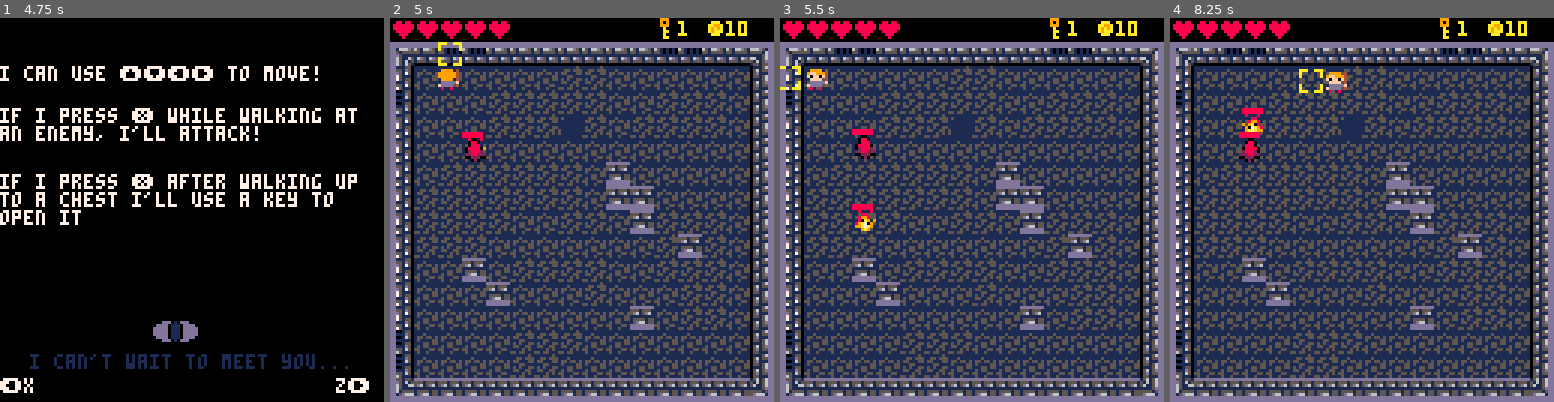
Above: before the commit, frames 1-4 (left to right).
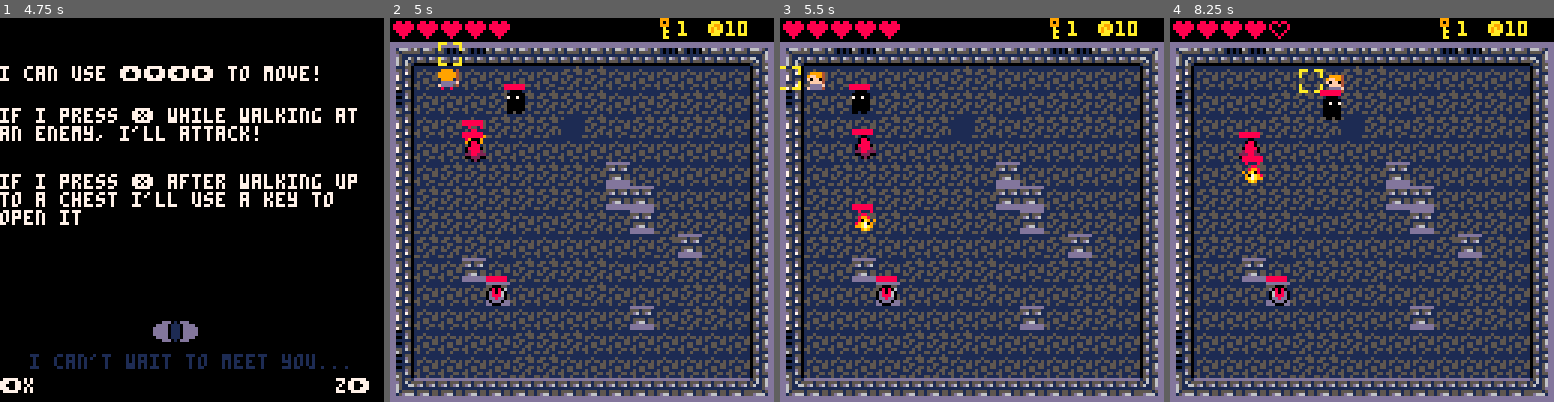
Above: after the commit, the same moments.

Repository: bluewhit/COSC438_final
Game: PICO-8 cartridge nightmare.p8
Two runs of this game, one before a commit and one after it. Both use one fixed random seed, a clock stepped at 60 frames per second and the inputs below.
Inputs:
- Up to frame 1 (4.75 s): tap X (X key) at 0.33, 1.07, 1.85, 2.97, 4.08 s; tap O (Z key) at 0.7, 1.7, 2.1, 2.5, 2.9, 3.3, 3.7, 4.1, 4.5 s; hold Right 1.6-2.1 s; hold Up 2.15-2.42 s; hold Right 2.47-3.03 s; hold Left 3.08-3.58 s; hold Down 3.63-3.97 s; hold Right 4.02-4.68 s; hold Up from 4.73 s (still down)
- Up to frame 2 (5 s): keep holding Up; tap O (Z key) at 4.9 s
- Up to frame 3 (5.5 s): release Up at 5.03 s; hold Left from 5.08 s (still down); tap X (X key) at 5.2 s; tap O (Z key) at 5.3 s
- Up to frame 4 (8.25 s): release Left at 5.68 s; tap O (Z key) every 0.4 s from 5.7 to 8.1 s; hold Down 5.73-6.03 s; hold Right 6.08-6.58 s; tap X (X key) at 6.32, 7.43 s; hold Right 6.63-7.13 s; hold Up 7.18-7.45 s; hold Right 7.5-8.07 s; hold Left from 8.12 s (still down)

Frame 1 is identical in both runs. In frame 2, 0.8% of the frame differs, in the area x 18-36%, y 17-75%; in frame 3, 0.9%; in frame 4, 1.4%, in the area x 18-47%, y 1-75%.

Commit message:
Add files via upload

Diff:
--- a/nightmare.p8
+++ b/nightmare.p8
@@ -47,11 +47,12 @@
 
 	--shop init
 	buy = {16,36,51}
+	shp = {}
 	spawned = f
 	select = 1
 
 	level = 4
-	difficulty = 0
+	difficulty = 3
 	tiles = {}
 	enemy = {}
 	mbosses = {}
@@ -131,22 +130,24 @@
 					mset(7, 1, 45)
 					mset(8, 1, 45)
 					mset(9, 1, 61)
+					walls = f
 				elseif rand == 1 then
 					mset(15, 7, 61)
 					mset(15, 8, 45)
 					mset(15, 9, 45)
+					walls = f
 				elseif rand == 2 then
 					mset(6, 15, 61)
 					mset(7, 15, 45)
 					mset(8, 15, 45)
 					mset(9, 15, 61)
+					walls = f
 				elseif rand == 3 then
 					mset(0, 7, 61)
 					mset(0, 8, 45)
 					mset(0, 9, 45)
+					walls = f
 				end
-
-				walls = f
 			end
 		end
    if level == 5 then
@@ -155,12 +156,11 @@
 
 
  elseif state == 2 then
-	 if shopping then
-				use_menu()
-		else
-			plr_update()
-		end
-
+ if shopping and spawned then
+			use_menu()
+	else
+		plr_update()
+	end
 	if cboss.hp > 0 then
  	boss_update()
  	mset(23,1,202)
@@ -181,6 +181,7 @@
  	if difficulty == 4 then
  		stop_muzak()
  	 start_muzak(3)
+ 	 step = 0
 			state = 3
 		end
  	mset(23,1,227)
@@ -238,15 +239,13 @@
 --this draws the base map, player, and the generated wall tiles
 function _draw()
 
-
  if state==0 then
-		draw_intro()
+	draw_intro()
  elseif state==1 then
-
-		draw_main()
-		draw_ui()
- 	draw_enemy_health()
-
+ draw_diag()
+	draw_main()
+	draw_ui()
+ draw_enemy_health()
  elseif state==2 then
    cls()
    map(17, 0, 0, 0, 16, 16)
@@ -257,10 +256,8 @@
  			draw_box()
  			draw_menu()
  		end
-
- 	 an_plr()
+   spr(plr.sp, plr.x, plr.y,1,1,plr.flp)
    spr(reticle.sp, reticle.x, reticle.y)
-
    if cboss.hp > 0 then
    	draw_boss()
    	if cboss.name == "grim reaper" then
@@ -272,23 +269,20 @@
    	end
    end
    draw_ui()
+   draw_diag()
 
  elseif state==3 then
    cls()
    draw_outro()
-   stop_muzak()
 
  elseif state==4 then
    cls()
    camera(0,0)
    map(70,70,0,0,16,16)
    print("game over.\npress z to restart",40,60,7)
-   stop_muzak()
  elseif state==99 then
 	print("thank you for playing!", h_center("thank you for playing!"), 60)
  end
-
- draw_diag()
 end
 
 function h_center(s)
@@ -403,7 +397,7 @@
 function draw_main()
    cls()
    map(0, 0, 0, 0, 16, 16)
-   an_plr()
+   spr(plr.sp, plr.x, plr.y,1,1,plr.flp)
    spr(reticle.sp, reticle.x, reticle.y)
 
    for i in all(tiles) do
@@ -505,8 +499,6 @@
 				mset(x1, y2, 18)
 				plr.coins += 10
 				plr.keys -= 1
-				diag = "found 10 coins!"
-				dis_diag = t
 			end
 		elseif fget(mget(x2,y1),1) then
 			if btnp(5) then
@@ -514,8 +506,6 @@
 				mset(x2, y1, 18)
 				plr.coins += 10
 				plr.keys -= 1
-				diag = "found 10 coins!"
-				dis_diag = t
 			end
 		elseif fget(mget(x2,y2),1) then
 			if btnp(5) then
@@ -523,8 +513,6 @@
 				mset(x2, y2, 18)
 				plr.coins += 10
 				plr.keys -= 1
-				diag = "found 10 coins!"
-	  	dis_diag = t
 			end
 		end
 	end
@@ -603,14 +591,12 @@
 	eny3=cboss.y+8
 
 			if (x1<=enx1 and x2>=enx1 and y1<=eny1 and y2>=eny1)
+			or (x1>=enx1 and x2<=enx2 and y1<=eny1 and y2>=eny1)
 			or (x1<=enx1 and x2>=enx1 and y1<=eny2 and y2>=eny2)
-			or (x1<=enx1 and x2>=enx1 and y1<=eny3 and y2>=eny3)
+			or (x1>=enx1 and x2<=enx2 and y1>=eny1 and y2<=eny2)
 			or (x1<=enx2 and x2>=enx2 and y1<=eny1 and y2>=eny1)
-			or (x1<=enx2 and x2>=enx2 and y1<=eny2 and y2>=eny2)
-			or (x1<=enx2 and x2>=enx2 and y1<=eny3 and y2>=eny3)
-			or (x1<=enx3 and x2>=enx3 and y1<=eny1 and y2>=eny1)
-			or (x1<=enx3 and x2>=enx3 and y1<=eny2 and y2>=eny2)
-			or (x1<=enx3 and x2>=enx3 and y1<=eny3 and y2>=eny3) then
+			or (x1>=enx1 and x2<=enx2 and y1<=eny2 and y2>=eny2)
+			or (x1<=enx2 and x2>=enx2 and y1<=eny2 and y2>=eny2) then
 	 		return true
 			end
 end
@@ -710,12 +696,12 @@
 
 function plr_update()
 	if(plr.health <= 0) then
+		stop_muzak()
+		start_muzak(4)
 		state = 4
 	end
-
 	plr.moving = false
 	plr.lastmove = plr.move
-	plr.atk = f
 
 	grid_x = flr(reticle.x/8)
 	grid_y = flr(reticle.y/8)
@@ -735,6 +720,10 @@
 		plr.moving=true
 		reticle_aim("left")
 
+		--animate
+		plr.flp = true
+		plr_walk()
+
 		if collide_map(plr,"left",0) then
 			plr.x +=1
 		end
@@ -747,6 +736,9 @@
 		plr.move = "right"
 		plr.moving=true
 		reticle_aim("right")
+		--animate
+		plr.flp = false
+		plr_walk()
 
 		if collide_map(plr,"right",0) then
 			plr.x -= 1
@@ -760,6 +752,8 @@
 		plr.move = "up"
 		plr.moving=true
 		reticle_aim("up")
+		if plr.sp == 96 or plr.sp ==97 then plr.sp = 99 end
+		plr_up()
 
 		if collide_map(plr,"up",0) then
 			plr.y += 1
@@ -773,6 +767,10 @@
 		plr.move = "down"
 		plr.moving=true
 		reticle_aim("down")
+
+		--animate
+		plr.flp = false
+		plr_walk()
 
 		if collide_map(plr,"down",0) then
 			plr.y -= 1
@@ -797,8 +795,6 @@
 	for i in all(enemy) do
 		if enemy_in_range(i) and btnp(5) then
 			i.health -= 1
-			plr.atk = t
-
 			if plr.move == "right" then
 				i.x += 6
 				while collide_map(i,"right",0) do
@@ -862,13 +858,13 @@
 --enemy functions--
 function genenemies()
 		if difficulty == 0 then
-  	sn = 3
+  	sn = 2
   elseif difficulty == 1 then
+   sn = 3
+  elseif difficulty == 2 then
    sn = 4
-  elseif difficulty == 2 then
+  elseif difficulty == 3 then
    sn = 5
-  elseif difficulty == 3 then
-   sn = 7
   end
 		for i=3, 12 do
     for j= 3, 12 do
@@ -1072,19 +1068,6 @@
 						i.xgoal = i.x
 						i.ygoal = i.y
 					end
-					if i.xgoal > i.x then
-						h=enemy_move(i,"right")
-					elseif i.xgoal < i.x then
-						h=enemy_move(i,"left")
-					elseif i.ygoal > i.y then
-						h=enemy_move(i,"down")
-					elseif i.ygoal < i.y then
-						h=enemy_move(i,"up")
-					end
-					if not h then
-						i.xgoal = i.x
-						i.ygoal = i.y
-					end
 				end
 			end
 		else
@@ -1142,19 +1125,6 @@
 						i.xgoal = i.x
 						i.ygoal = i.y
 					end
-					if i.xgoal > i.x then
-						h=enemy_move(i,"right")
-					elseif i.xgoal < i.x then
-						h=enemy_move(i,"left")
-					elseif i.ygoal > i.y then
-						h=enemy_move(i,"down")
-					elseif i.ygoal < i.y then
-						h=enemy_move(i,"up")
-					end
-					if not h then
-						i.xgoal = i.x
-						i.ygoal = i.y
-					end
 				end
 		end
 	end
@@ -1226,6 +1196,22 @@
 		end
 	end
 	return moved
+end
+
+function enret_update(i)
+	if i.move == "left" then
+		i.enret.x = i.x-i.enret.w
+		i.enret.y = i.y
+	elseif i.move == "right" then
+		i.enret.x = i.x+i.w
+		i.enret.y = i.y
+	elseif i.move == "up" then
+		i.enret.x = i.x
+		i.enret.y = i.y-i.enret.h
+	elseif i.move == "down" then
+		i.enret.x = i.x
+		i.enret.y = i.y+i.h
+	end
 end
 
 function enret_update(i)
@@ -1312,13 +1298,13 @@
 			direction = "right"
 		end
 		if enem.name == "eye" then
-			shoot(106,enem.x, enem.y, direction, 3)
+			shoot(106,enem.x, plr.y, direction, 3)
 			return true
-		elseif enem.name == "fire" then
+		elseif enem.name == "fire" or enem.name == "mr.nightmare" then
 			shoot(84,enem.x, enem.y, direction, 2)
 			return true
 		elseif enem.name == "tik tok clock" then
-			shoot(125,enem.x, enem.y, direction, 3)
+			shoot(125,enem.x, plr.y, direction, 3)
 			return true
 		end
 	elseif plr.x >= enem.x and plr.x <= enem.y+enem.w then
@@ -1327,9 +1313,9 @@
 			direction = "down"
 		end
 		if enem.name == "eye" then
-			shoot(107,enem.x, enem.y, direction, 3)
+			shoot(107,plr.x, enem.y, direction, 3)
 			return true
-		elseif enem.name == "fire" then
+		elseif enem.name == "fire" or enem.name == "mr.nightmare" then
 			shoot(123,enem.x, enem.y, direction, 2)
 			return true
 		elseif enem.name == "tik tok clok" then
@@ -1441,6 +1427,27 @@
 
 --player--
 --walk left, right, down
+d = 5
+function plr_walk()
+	d=d-1
+	if d < 0  then
+		plr.sp=plr.sp+1
+		if plr.sp != 97 then plr.sp=96 end
+		d=5
+	end
+end
+
+-- animation up
+d2=5
+function plr_up()
+	d2=d2-1
+	if d2 < 0 then
+	plr.sp=plr.sp+1
+	if plr.sp > 100 then plr.sp=99 end
+	d2=5
+	end
+end
+
 function an_plr()
 
 	pflp = f
@@ -1448,37 +1455,30 @@
 		psf = 99
 		pnf = 2
 		psp = 5
-		patk = 101
-	else
-	 psf = 96
-	 pnf = 2
-	 psp = 5
-	 patk = 98
-	 if plr.move == "left" then
-	 	pflp = t
-	 end
-	end
-
-	if plr.moving then
-		anim(plr,psf,pnf,psp,pflp)
-	elseif not plr.moving then
-		spr(psf,plr.x,plr.y,1,1,pflp)
-	end
-
-	if plr.atk then
-		spr(patk,plr.x,plr.y,1,1,pflp)
-	end
+ else
+ 	psf = 96
+ 	pnf = 2
+ 	psp = 5
+
+ 	if plr.move == "left" then
+ 		pflip = t
+ 	end
+	end
+
+	anim(plr,psf,pnf,psp,pflp)
+
 end
 
 -- enenmies
 function an_enemy(i)
 	--check which way to flip
 	eflp = f
-	func = f
 
 	if plr.x > i.x then
 		eflp = t
 	end
+
+	func = f
 
 	if i.name == "slime" then
 		func = t
@@ -1487,14 +1487,14 @@
 		sp = 8
 
 	elseif i.name == "shadow" then
-		if not i.moving then
+		if i.moving == false then
 			i.s = 73
 		else
 			i.s = 72
 		end
 
 	elseif i.name == "eye" then
-		if not i.moving then
+		if i.moving == f then
 			i.s = 74
 		elseif i.moving == true then
 			if plr.y < i.y then
@@ -1512,7 +1512,7 @@
 		end
 
 	elseif i.name == "ghost" then
-		if not i.moving then
+		if i.moving == f then
 			i.s = 71
 		else
 			func = t
@@ -1522,7 +1522,7 @@
 		end
 
 	elseif i.name == "blood" then
-		if not i.moving then
+		if i.moving == f then
 			i.s = 77
 		elseif plr.y < i.y then
 			i.s = 79
@@ -1545,7 +1545,7 @@
 	end
 
 	-- if we use the function
-	if func then
+	if func == t then
 		anim(i,sf,nf,sp,eflp)
 	else
 		spr(i.s,i.x,i.y,1,1,eflp)
@@ -1566,15 +1566,7 @@
   end
 
   o.a_fr=sf+o.a_st
-
-  if o == cboss then
-  	if cboss.name == "rotting fish" and o.a_fr == 161 then
-  		o.a_fr = 162
-  	end
-  	spr(o.a_fr,o.x,o.y,2,2,fl)
-  else
-  	spr(o.a_fr,o.x,o.y,1,1,fl)
-  end
+  spr(o.a_fr,o.x,o.y,1,1,fl)
 end
 
 -- dialogeeee
@@ -1588,7 +1580,7 @@
 
 	--corner
 	spr(2,0,104)
-	spr(2,120,104,1,1,t)
+	spr(2,120,104,1,1,t,f)
 
 	--side, left
 	spr(7,0,112,1,1)
@@ -1601,11 +1593,11 @@
 
 function draw_diag()
 
-	if dis_diag then
+	if dis_diag == t then
 		draw_box()
 		print(sub(diag,1,flr(d_tick+6/3)),8,107)
 		d_tick+=1
-		if d_tick > 90 then
+		if d_tick > 90 and input == f then
 			dis_diag = false
 			diag = ""
 			d_tick = 0
@@ -1619,23 +1611,33 @@
 
 	spawned = t
 
+	dis_diag = t
+	input = f
 	diag = "do you want to buy something?"
-	dis_diag = t
-
-	plr.x = 64
-	plr.y = 80
+
+	draw_diag()
 
 	item1.sp = buy[flr(rnd(3)) + 1]
-
-	item1.x = 60
+	item2.sp = buy[flr(rnd(3)) + 1]
+
+	item1.x = 56
 	item1.y = 64
 	item1.tile = mget(item1.x/8,item1.y/8)
 	item1.w = 8
 	item1.h = 8
 
+	item2.x = 64
+	item2.y = 64
+	item2.tile = mget(item2.x/8,item2.y/8)
+	item2.w = 8
+	item2.h = 8
+
 	item1.b = f
-
-	mset(7.5,8,item1.sp)
+	item2.b = f
+
+
+	mset(7,8,item1.sp)
+	mset(8,8,item2.sp)
 
 
 end
@@ -1654,17 +1656,22 @@
 			spr(item1.sp,56,64)
 		end
 
+		if not item2.b then
+			spr(item2.sp,64,64)
+		end
+
 		--print(map_tile, 64,120,10)
 	end
 end
 
 --info shows the items info
 function i_info(it)
-
 	if it == item1.tile then
 			thissp = item1.sp
-	end
-
+		end
+		if it == item2.tile then
+			thissp = item2.sp
+		end
 	diag = "this is a"
 
 	if thissp == 51 or thissp == 50 then
@@ -1682,7 +1689,8 @@
 --wip
 --this buys the item and applies effect
 function buyitem(it)
-	if plr.coins >= 5 then
+
+	if plr.coins > 5 then
 
 		diag = "thanks for shopping!"
 		dis_diag = t
@@ -1690,26 +1698,28 @@
 		if it == item1.tile then
 			item1.b = t
 			thissp = item1.sp
-			plr.coins-= 5
-			itemcheck(thissp)
 			mset(item1.x/8,item1.y/8,0)
 		end
-	else
-		diag = "you don't have enough money!"
-		dis_diag = t
-	end
-
-	--shopping = f
-end
-
-function itemcheck(thissp)
-	if thissp == 51 or thissp == 50 then
+		if it == item2.tile then
+			item2.b = t
+			thissp = item2.sp
+			mset(item2.x/8,item2.y/8,0)
+		end
+
+		if thissp == 51 or thissp == 50 then
 			plr.maxhp += 1
 		elseif thissp == 36 then
 			plr.keys += 1
 		elseif thissp == 16 then
 			plr.health = plr.maxhp
 		end
+		plr.coins-= 5
+	else
+		diag = "you don't have enough money!"
+		dis_diag = t
+	end
+
+	shopping = f
 end
 
 --draws the would u like to buy
@@ -1756,7 +1766,6 @@
 		selected = false
 		if select == 1 then
 		 buyitem(map_tile)
-		 shopping = f
 		else
 			i_info(map_tile)
 		end
@@ -1829,56 +1839,41 @@
 	nmre.w = 32
 	nmre.h = 32
 
-	mbosses = {clock, grim, fish,nmre}
+	mbosses = {clock, grim, fish, bat, nmre}
 end
 
 
 --function to spawn a boss
 function spawn_mboss()
-  stop_muzak()
+
+	stop_muzak()
 	start_muzak(2)
+
+	--current boss
+	rndm = flr(rnd(3) + 1)
+
 	--pick a boss we have not spawned
-	cboss = mbosses[flr(rnd(3)+1)]
-	while not cboss.spawned do
+	cboss = mbosses[rndm]
+	while cboss.spawn == false do
 		 cboss = mbosses[flr(rnd(3)+1)]
-			cboss.spawned = true
+			cboss.spawn = true
 	end
 end
 
 function spawn_nmreboss()
+	--pick a boss we have not spawned
 	cboss = mbosses[5]
-  sfx(6)
 end
 
 --draw the bosses
 function draw_boss()
 
 	if cboss.name != "mr.nightmare" then
-		ani_boss()
+		spr(cboss.sp,cboss.x,cboss.y,2,2,flp)
 	else
 		spr(cboss.sp,cboss.x,cboss.y,4,4,flp)
 		draweye()
 	end
-end
-
-function ani_boss()
-
-	cflp = f
-	if plr.x > cboss.x then
-	 	pflp = t
-	end
-
-	if cboss.name == "rotting fish" then
-		anim(cboss,160,2,5,cflp)
-	elseif cboss.name == "mr. nightmare" then
-			if cboss.last > 3 then
-				spr(128,cboss.x-24, cboss.y-8,2,2)
-			elseif cboss.last < 3 then
-				spr(130, cboss.x-24,cboss.y-8,2,2)
-			end
-	end
-
-
 end
 
 function draw_scythe()
